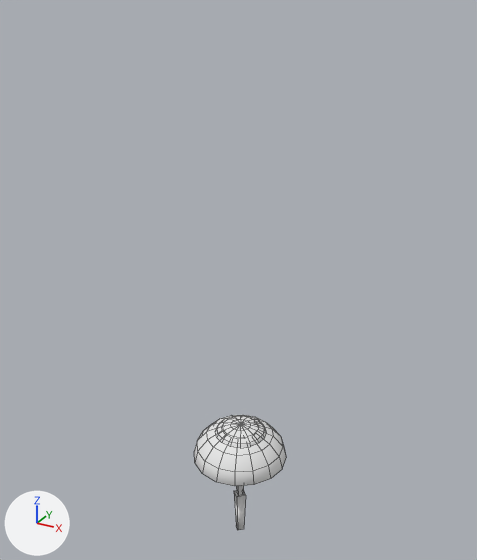
Before and after pictures for a commit that changed the OBJ model features/trees/models/palm.obj.
The view is the same before and after, from a 50 mm lens placed at (22.2, -40.5, 44.8), pointed at (-0.7, 1.0, 24.1). The axes (+X, +Y, +Z) are drawn at lower left. The lights are the same throughout. Mesh edges are drawn as thin lines. Where no turn or scale is listed for an object, it has been applied to the vertices.

Script lines for the objects in view, before the commit:
```python
me_palm = bpy.data.meshes.new('palm')
me_palm.from_pydata(...)  # 219 vertices, 217 faces; spans x -4.0..4.0, y -4.0..4.0, z 0.0..11.38
# faces by material slot: [22, 195]
me_palm.materials.append(mat_palm_sep6_auv)  # white #e7e7e7
me_palm.materials.append(mat_tree_auv)  # white #e7e7e7
ob_palm = bpy.data.objects.new('palm', me_palm)
ob_palm.location = (0.0, 0.0, 0.0)
```
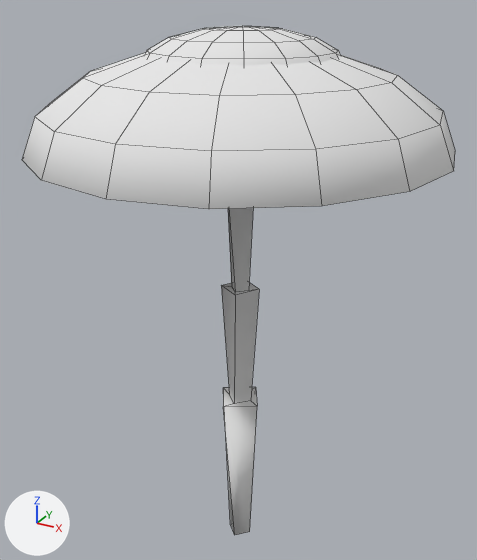
The change, as a diff of the scene's bpy script:
```diff
--- a/features/trees/models/palm.obj.py
+++ b/features/trees/models/palm.obj.py
@@ me_palm @@
 # used by ob_palm; location = (0.0, 0.0, 0.0)
-me_palm.from_pydata(...)  # 219 vertices, 217 faces; spans x -4.0..4.0, y -4.0..4.0, z 0.0..11.38
+me_palm.from_pydata(...)  # 227 vertices, 225 faces; spans x -14.64..14.64, y -14.64..14.64, z -0.05..42.7
+# me_palm part 1: the loose piece of 65 vertices spanning x -4.0..4.0, y -4.0..4.0, z 8.22..11.21 is scaled about its middle by (3.66, 3.66, 2.31), then moved by (0.0, 0.0, 28.58)
+# me_palm part 2: the loose piece of 65 vertices spanning x -2.07..2.22, y -2.17..2.13, z 10.61..11.38 is multiplied about its middle by the matrix ((2.897, -1.275, 0.0), (1.275, 2.897, 0.0), (0.0, 0.0, 3.165)), then moved by (0.11, -0.03, 30.48)
+# me_palm part 3: a new loose piece of 32 vertices spanning x -1.88..1.88, y -1.88..1.88, z -0.05..42.0, in mat_palm_sep6_auv (white #e7e7e7)
+# me_palm part 4: the loose piece of 24 vertices spanning x -0.6..0.6, y -0.6..0.6, z 0.0..11.2 is deleted
 me_palm.materials.append(mat_palm_sep6_auv)
```

Boxes [x1, y1, x2, y2] around the edits, measured in the pictures (477 x 560 px; the box of a moved part takes in the faces that stretch with it):
'palm', reshaped (367% wider, 340% taller): before [194, 415, 286, 530]; after [22, 26, 455, 535]
part 1 of me_palm, moved or reshaped: before [194, 415, 286, 486]; after [22, 53, 455, 209]
part 2 of me_palm, moved or reshaped: before [216, 415, 266, 448]; after [145, 26, 340, 66]
part 3 of me_palm, added: after [221, 208, 259, 535]
part 4 of me_palm, deleted: before [234, 486, 246, 530]
